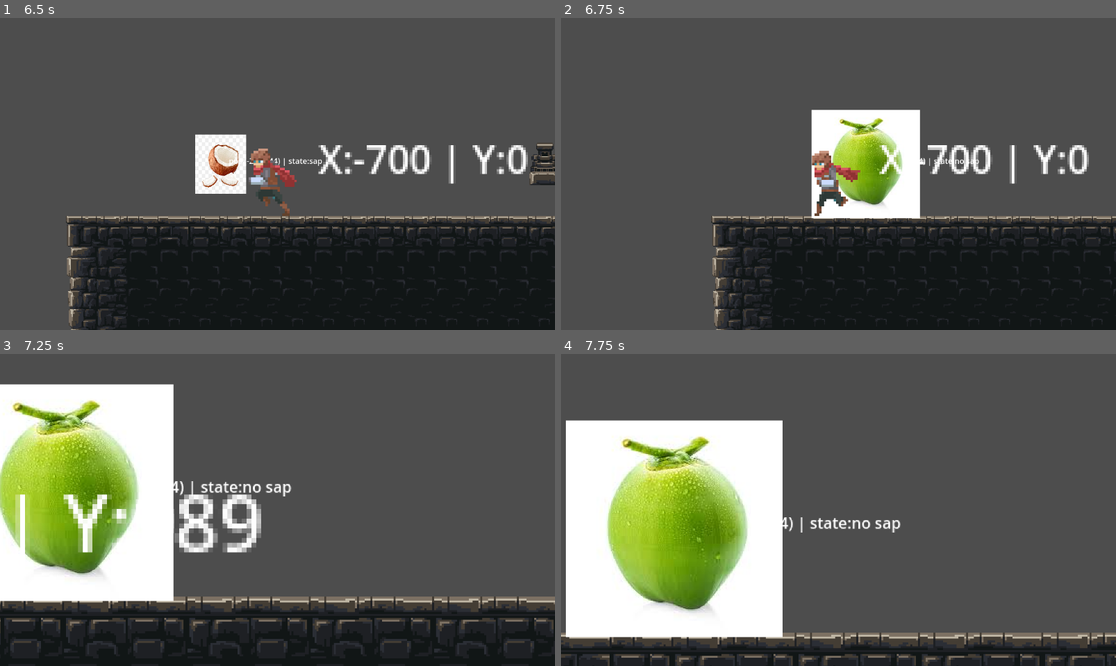
Above: before the commit, frames 1-4 (two rows, left to right).
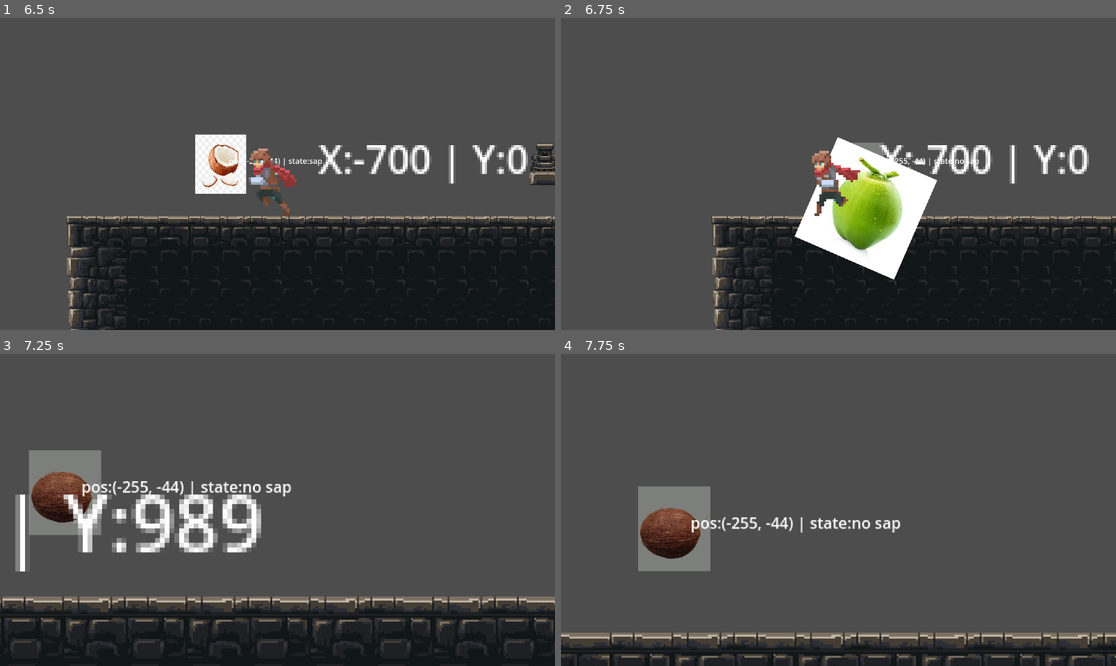
Above: after the commit, the same moments.

Repository: WerG0D/Tales-of-Sophie-build
Game: Godot game, scene res://scenes/levels/tests.tscn
Two runs of this game, one before a commit and one after it. Both use one fixed random seed, a clock stepped at 60 frames per second and the inputs below.
Inputs:
- Up to frame 1 (6.5 s): hold D (move_right) 0.53-2.03 s; tap E (e) every 0.75 s from 0.6 to 5.85 s; tap Space (jump) at 0.77, 1.52, 3.02, 3.77, 4.52, 6.02 s; hold A (move_left) 2.03-2.78 s; hold D (move_right) 2.78-4.28 s; hold A (move_left) 4.28-5.03 s; hold D (move_right) 5.03-5.78 s; hold A (move_left) from 5.78 s (still down)
- Up to frame 2 (6.75 s): keep holding A (move_left); tap E (e) at 6.6 s
- Up to frame 3 (7.25 s): keep holding A (move_left); tap Space (jump) at 6.77 s
- Up to frame 4 (7.75 s): release A (move_left) at 7.28 s; hold D (move_right) from 7.28 s (still down); tap E (e) at 7.35 s; tap Space (jump) at 7.52 s

Frame 1 is identical in both runs. In frame 2, 8.2% of the frame differs, in the area x 42-68%, y 29-84%; in frame 3, 21%; in frame 4, 27%, in the area x 0-40%, y 21-91%.

Commit message:
Adding animation for eldersap template

Diff:
--- a/scenes/misc/eldersap_collectable.tscn
+++ b/scenes/misc/eldersap_collectable.tscn
@@ -1,8 +1,90 @@
-[gd_scene load_steps=2 format=3 uid="uid://bkcqes42l5jw3"]
+[gd_scene load_steps=6 format=3 uid="uid://bkcqes42l5jw3"]
 
 [ext_resource type="Texture2D" uid="uid://bferlrnraiqb" path="res://graphs/png/greencoconut.jpg" id="1_bcvsv"]
+[ext_resource type="Script" path="res://scripts/eldersap_collectable.gd" id="1_q2mfe"]
 
-[node name="EldersapCollectable" type="Node2D"]
+[sub_resource type="Animation" id="Animation_dw824"]
+resource_name = "sapfall"
+length = 0.60001
+tracks/0/type = "value"
+tracks/0/imported = false
+tracks/0/enabled = true
+tracks/0/path = NodePath("Sprite2D:position")
+tracks/0/interp = 1
+tracks/0/loop_wrap = true
+tracks/0/keys = {
+"times": PackedFloat32Array(0, 0.2, 0.4, 0.6),
+"transitions": PackedFloat32Array(1, 1, 1, 1),
+"update": 0,
+"values": [Vector2(0, 0), Vector2(0, 184), Vector2(0, 329), Vector2(0, 417.415)]
+}
+tracks/1/type = "value"
+tracks/1/imported = false
+tracks/1/enabled = true
+tracks/1/path = NodePath("Sprite2D:rotation")
+tracks/1/interp = 1
+tracks/1/loop_wrap = true
+tracks/1/keys = {
+"times": PackedFloat32Array(0, 0.2, 0.4, 0.6),
+"transitions": PackedFloat32Array(1, 1, 1, 1),
+"update": 0,
+"values": [0.0, 0.820305, 1.22522, 1.74533]
+}
+
+[sub_resource type="Animation" id="Animation_vogyp"]
+resource_name = "fade"
+length = 0.60001
+tracks/0/type = "value"
+tracks/0/imported = false
+tracks/0/enabled = true
+tracks/0/path = NodePath("Sprite2D:position")
+tracks/0/interp = 1
+tracks/0/loop_wrap = true
+tracks/0/keys = {
+"times": PackedFloat32Array(0),
+"transitions": PackedFloat32Array(1),
+"update": 0,
+"values": [Vector2(0, 417.415)]
+}
+tracks/1/type = "value"
+tracks/1/imported = false
+tracks/1/enabled = true
+tracks/1/path = NodePath("Sprite2D:rotation")
+tracks/1/interp = 1
+tracks/1/loop_wrap = true
+tracks/1/keys = {
+"times": PackedFloat32Array(0),
+"transitions": PackedFloat32Array(1),
+"update": 0,
+"values": [1.74533]
+}
+tracks/2/type = "value"
+tracks/2/imported = false
+tracks/2/enabled = true
+tracks/2/path = NodePath("Sprite2D:self_modulate")
+tracks/2/interp = 1
+tracks/2/loop_wrap = true
+tracks/2/keys = {
+"times": PackedFloat32Array(0, 0.6),
+"transitions": PackedFloat32Array(1, 1),
+"update": 0,
+"values": [Color(1, 1, 1, 1), Color(1, 1, 1, 0)]
+}
+
+[sub_resource type="AnimationLibrary" id="AnimationLibrary_a0ipq"]
+_data = {
+"fade": SubResource("Animation_vogyp"),
+"sapfall": SubResource("Animation_dw824")
+}
+
+[node name="EldersapCollectable" type="StaticBody2D"]
+script = ExtResource("1_q2mfe")
 
 [node name="Sprite2D" type="Sprite2D" parent="."]
+scale = Vector2(1, 1)
 texture = ExtResource("1_bcvsv")
+
+[node name="AnimationPlayer" type="AnimationPlayer" parent="."]
+libraries = {
+"": SubResource("AnimationLibrary_a0ipq")
+}
--- /dev/null
+++ b/scripts/eldersap_collectable.gd
@@ -0,0 +1,14 @@
+extends StaticBody2D
+
+
+# Called when the node enters the scene tree for the first time.
+func _ready():
+	fallfromtree()
+
+func fallfromtree():
+	$AnimationPlayer.play("sapfall")
+	await get_tree().create_timer(1.5).timeout
+	$AnimationPlayer.play("fade")
+	print("+1 ElderSap")
+	await get_tree().create_timer(0.3).timeout
+	queue_free()
